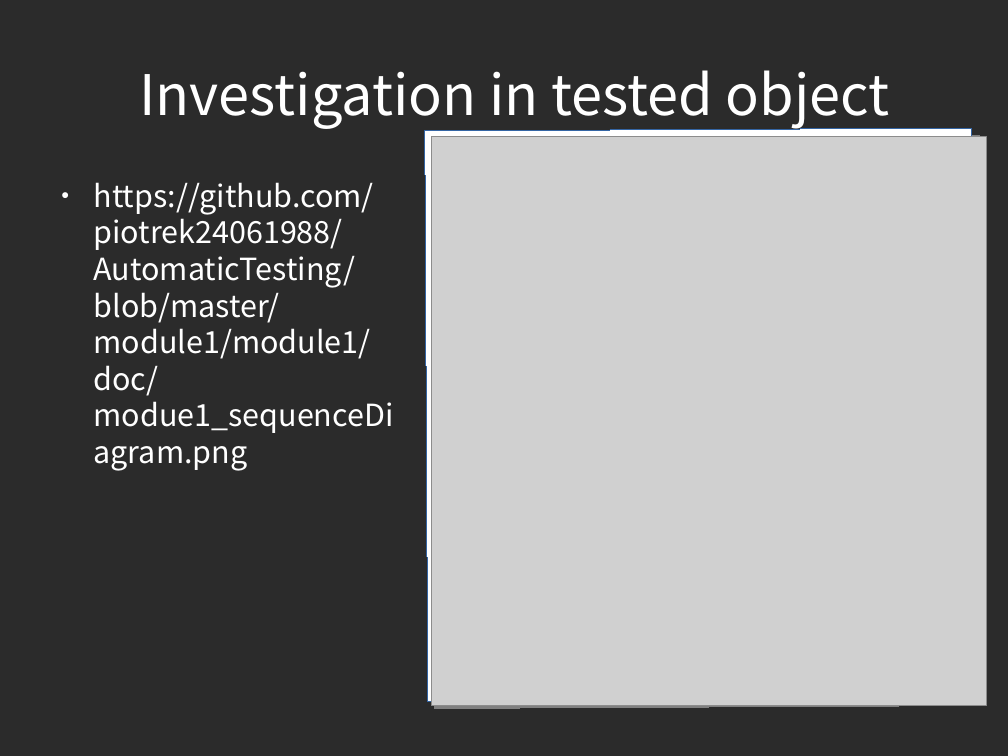
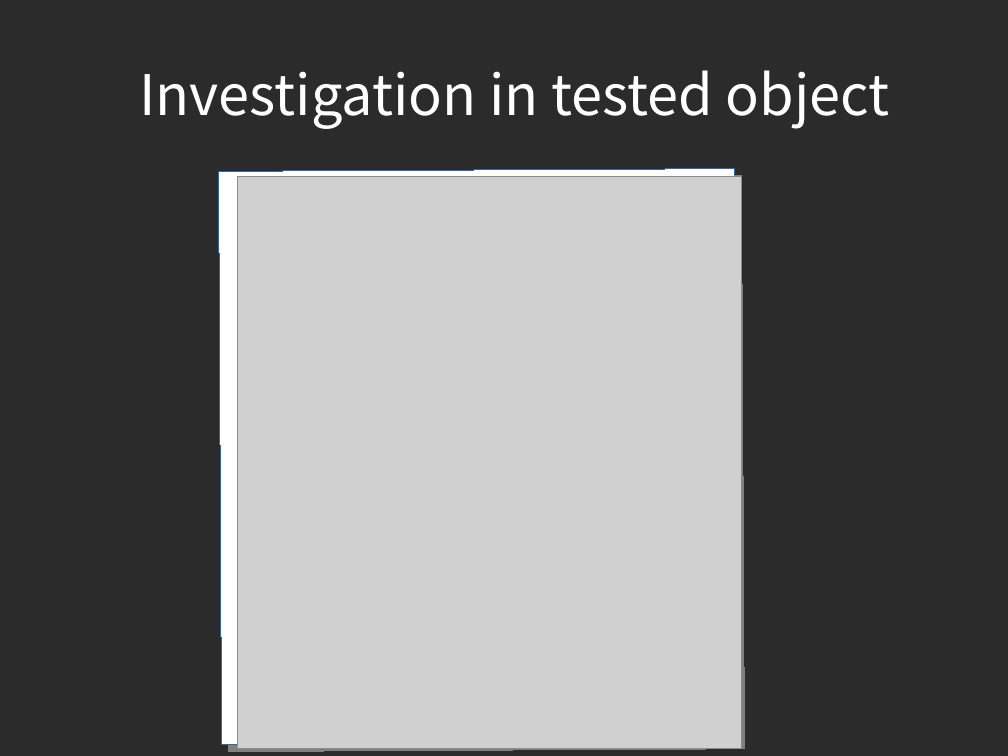
Before and after one commit to piotrek24061988/AutomaticTesting, a slide deck: slide 6 of module1/doc/AutomatedTesting.odp. Drawn at 1008x756 pixels with LibreOffice and Linux fonts; fonts in the diff are those of the drawing; grey boxes stand for pictures; background and template pictures are left out; a plain dark background stands for a picture behind light text. Boxes give left, top, right and bottom in pixels: in the first picture for what was removed or moved away, otherwise in the second. Text is boxed around its words. In the diff, an @@ line names an element or a change of style, - is before the commit and + after.

```diff
--- a/module1/doc/AutomatedTesting.odp
+++ b/module1/doc/AutomatedTesting.odp
@@ rectangle: place and size @@
-rectangle at <box>425,128,975,702</box>
+rectangle at <box>219,169,738,745</box>
@@ picture: place and size @@
-picture at <box>432,137,986,706</box>
+picture at <box>238,177,742,748</box>
@@ text removed at <box>94,182,394,471</box> @@
-● https://github.com/piotrek24061988/AutomaticTesting/blob/master/module1/module1/doc/modue1_sequenceDiagram.png
```
Also in this commit, not shown: 11 other slides changed, 2 slides added.
